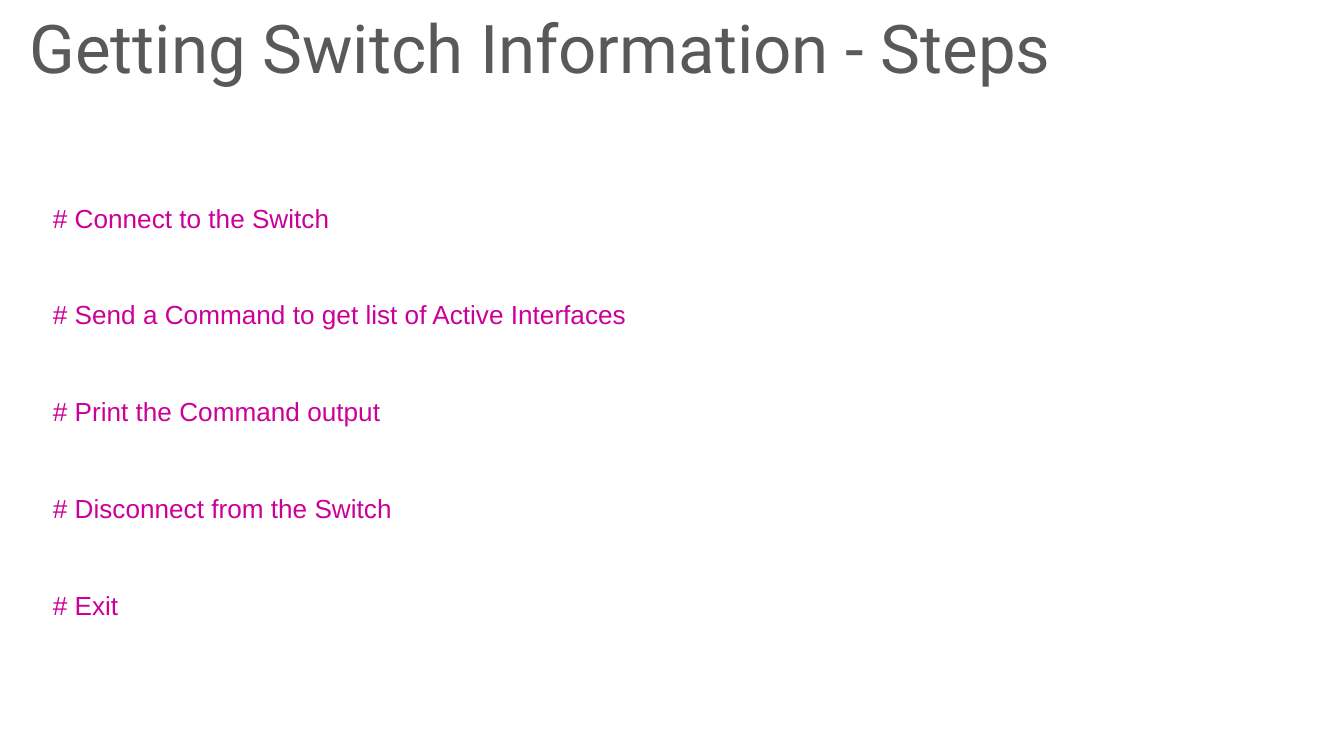
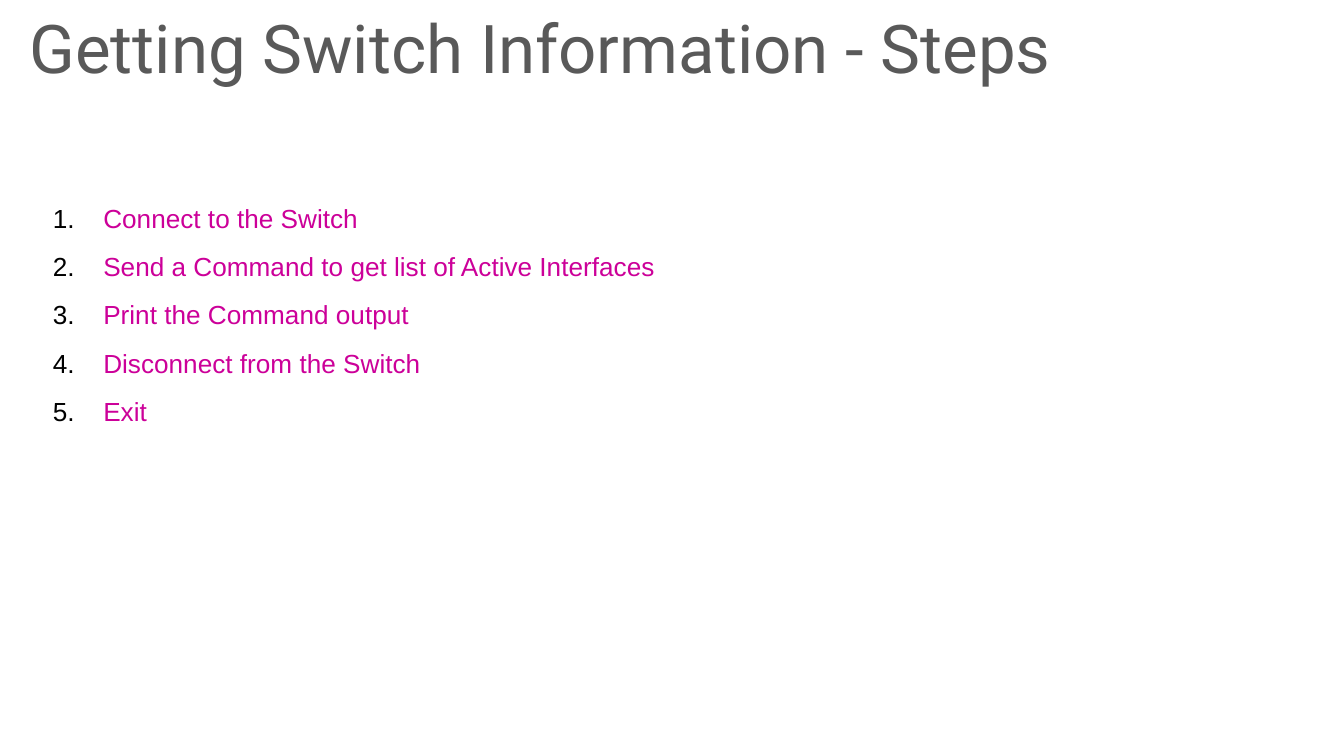
Before and after one commit to steve-jones62/pure-storage-workshop, a slide deck: slide 14 of Workshop Content/Day 2 - Python 101/Getting Started with Python Network Automation.pptx. Drawn at 1344x756 pixels with LibreOffice and Linux fonts; fonts in the diff are those of the drawing; background and template pictures are left out. Boxes give left, top, right and bottom in pixels: in the first picture for what was removed or moved away, otherwise in the second. Text is boxed around its words. In the diff, an @@ line names an element or a change of style, - is before the commit and + after.

```diff
--- a/Workshop Content/Day 2 - Python 101/Getting Started with Python Network Automation.pptx
+++ b/Workshop Content/Day 2 - Python 101/Getting Started with Python Network Automation.pptx
@@ text at <box>103,209,654,422</box>: text changed @@
-# Connect to the Switch
-# Send a Command to get list of Active Interfaces
-# Print the Command output
-# Disconnect from the Switch
-# Exit
+1. Connect to the Switch
+2. Send a Command to get list of Active Interfaces
+3. Print the Command output
+4. Disconnect from the Switch
+5. Exit
```
Also in this commit, not shown: 5 other slides changed, 1 other file.
